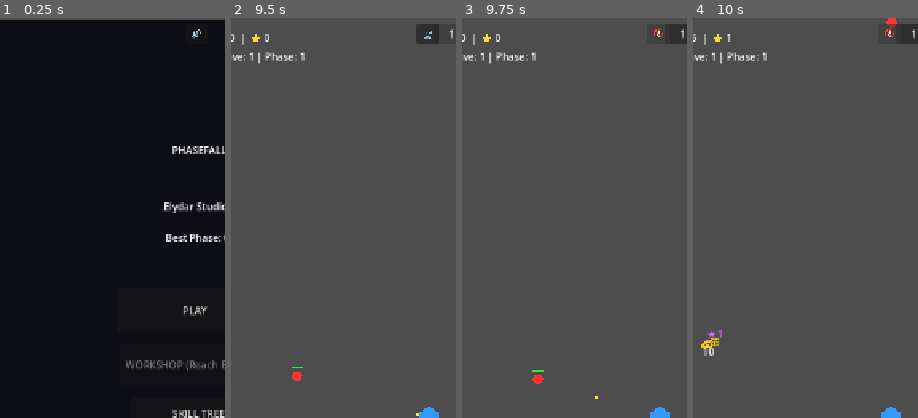
Above: before the commit, frames 1-4 (left to right).
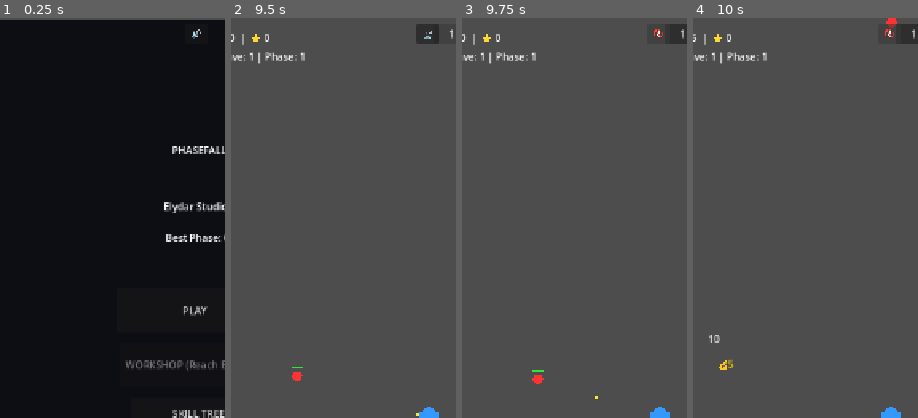
Above: after the commit, the same moments.

Repository: elydarstudio/Base_Defence
Game: Godot game, scene res://Scenes/StartMenu.tscn
Two runs of this game, one before a commit and one after it. Both use one fixed random seed, a clock stepped at 60 frames per second and the inputs below. Sound files missing from this copy of the repository are replaced by a short silence.
Inputs:
- Up to frame 1 (0.25 s): no input
- Up to frame 2 (9.5 s): click "PLAY" at 0.5 s; click "x1" at 1.25 s; click "x5" at 2 s; click "x10" at 2.75 s; click "▲ UPGRADES" at 3.5 s; click "▼ UPGRADES" at 4.25 s; click "⏸" at 5 s; click "RESTART" at 5.75 s; click "1x" at 6.5 s; click "1.5x" at 7.25 s; click "2.0x" at 8 s; click "1.0x" at 8.75 s
- Up to frame 3 (9.75 s): click "🔊" at 9.5 s
- Up to frame 4 (10 s): no input
The pictures show only the part of the screen within x 6-56%, y 0-50%; the shares and areas given below are measured in that part.

Frames 1-3 are identical in both runs. In frame 4, 0.4% of the frame differs, in the area x 3-18%, y 4-88%.

Commit message:
Barrage skill 2 - Bleed added: Functional. Organized damage and economy numbers for readability

Diff:
--- a/base-defence/Scripts/base.gd
+++ b/base-defence/Scripts/base.gd
@@ -115,10 +115,11 @@
 	if is_crit:
 		final_damage *= crit_damage
 
-	# Rapidfire — applies after crit so it scales with full resolved damage
 	var is_rapidfire = _tick_attack_counter() and SkillManager.barrage_rapidfire_bonus() > 0.0
 	if is_rapidfire:
 		final_damage += final_damage * SkillManager.barrage_rapidfire_bonus()
+
+	var bleed = SkillManager.barrage_bleed_dot()
 
 	b.setup(
 		global_position.direction_to(target.global_position),
@@ -127,7 +128,8 @@
 		target,
 		self,
 		is_crit,
-		is_rapidfire
+		is_rapidfire,
+		bleed
 	)
 	bullets_targeting[target] = bullets_en_route + 1
 	if main_node: AudioManager.play(AudioManager.sfx_shoot)
--- a/base-defence/Scripts/boss.gd
+++ b/base-defence/Scripts/boss.gd
@@ -12,6 +12,13 @@
 var attack_range: float = 45.0
 var crit_chance: float = 0.0
 var crit_multiplier: float = 2.0
+
+# ── Bleed ─────────────────────────────────────
+var bleed_damage: float = 0.0
+var bleed_ticks: int = 0
+var bleed_ticks_remaining: int = 0
+var bleed_timer: float = 0.0
+const BLEED_INTERVAL: float = 0.5
 
 func _ready():
 	add_to_group("enemies")
@@ -44,6 +51,18 @@
 			base_node.take_damage(final_damage)
 			if main_node != null:
 				base_node._update_combat_ui()
+
+	if bleed_ticks_remaining > 0:
+		bleed_timer += delta
+		if bleed_timer >= BLEED_INTERVAL:
+			bleed_timer = 0.0
+			bleed_ticks_remaining -= 1
+			health -= bleed_damage
+			if main_node != null:
+				main_node.spawn_damage_number(bleed_damage, global_position + Vector2(-25, 0), "bleed")
+			if health <= 0:
+				_die()
+
 	queue_redraw()
 
 func _draw():
@@ -73,10 +92,34 @@
 	crit_chance = 0.3
 	crit_multiplier = 2.0
 
+func apply_bleed(damage: float, was_crit: bool):
+	var crit_pct = 0.0
+	if main_node != null:
+		crit_pct = main_node.get_node("Base").crit_chance * 100.0
+	if crit_pct <= 20.0:
+		bleed_ticks = 2
+	elif crit_pct <= 40.0:
+		bleed_ticks = 3
+	elif crit_pct <= 60.0:
+		bleed_ticks = 4
+	else:
+		bleed_ticks = 5
+
+	var first_tick = damage * 2.0 if was_crit else damage
+	health -= first_tick
+	if main_node != null:
+		main_node.spawn_damage_number(first_tick, global_position + Vector2(-25, 0), "bleed")
+	if health <= 0:
+		_die()
+
+	bleed_damage = damage
+	bleed_ticks_remaining = bleed_ticks - 1
+	bleed_timer = 0.0
+
 func take_damage(amount: float, type: String = "normal"):
 	health -= amount
 	if main_node != null:
-		main_node.spawn_damage_number(amount, global_position + Vector2(randf_range(-20, 20), -40), type)
+		main_node.spawn_damage_number(amount, global_position + Vector2(randf_range(-15, 15), -40), type)
 	if health <= 0:
 		_die()
 
--- a/base-defence/Scripts/brute.gd
+++ b/base-defence/Scripts/brute.gd
@@ -11,6 +11,13 @@
 var attack_interval: float = 1.5
 var attack_damage: float = 6.0
 var attack_range: float = 35.0
+
+# ── Bleed ─────────────────────────────────────
+var bleed_damage: float = 0.0
+var bleed_ticks: int = 0
+var bleed_ticks_remaining: int = 0
+var bleed_timer: float = 0.0
+const BLEED_INTERVAL: float = 0.5
 
 func _ready():
 	add_to_group("enemies")
@@ -32,7 +39,6 @@
 	if dist > attack_range:
 		var dir = global_position.direction_to(base_node.global_position)
 		global_position += dir * speed * delta
-		# Separation — prevent stacking
 		var separation = Vector2.ZERO
 		for other in get_tree().get_nodes_in_group("enemies"):
 			if other == self:
@@ -49,6 +55,18 @@
 			base_node.take_damage(attack_damage)
 			if main_node != null:
 				base_node._update_combat_ui()
+
+	if bleed_ticks_remaining > 0:
+		bleed_timer += delta
+		if bleed_timer >= BLEED_INTERVAL:
+			bleed_timer = 0.0
+			bleed_ticks_remaining -= 1
+			health -= bleed_damage
+			if main_node != null:
+				main_node.spawn_damage_number(bleed_damage, global_position + Vector2(-25, 0), "bleed")
+			if health <= 0:
+				_die()
+
 	queue_redraw()
 
 func _draw():
@@ -77,10 +95,34 @@
 	speed = 45.0
 	currency_value = (5 + ((main_node.phase - 1) * 3)) * 2 if main_node != null else 10
 
+func apply_bleed(damage: float, was_crit: bool):
+	var crit_pct = 0.0
+	if main_node != null:
+		crit_pct = main_node.get_node("Base").crit_chance * 100.0
+	if crit_pct <= 20.0:
+		bleed_ticks = 2
+	elif crit_pct <= 40.0:
+		bleed_ticks = 3
+	elif crit_pct <= 60.0:
+		bleed_ticks = 4
+	else:
+		bleed_ticks = 5
+
+	var first_tick = damage * 2.0 if was_crit else damage
+	health -= first_tick
+	if main_node != null:
+		main_node.spawn_damage_number(first_tick, global_position + Vector2(-25, 0), "bleed")
+	if health <= 0:
+		_die()
+
+	bleed_damage = damage
+	bleed_ticks_remaining = bleed_ticks - 1
+	bleed_timer = 0.0
+
 func take_damage(amount: float, type: String = "normal"):
 	health -= amount
 	if main_node != null:
-		main_node.spawn_damage_number(amount, global_position + Vector2(0, -20), type)
+		main_node.spawn_damage_number(amount, global_position + Vector2(randf_range(-15, 15), -40), type)
 	if health <= 0:
 		_die()
 
--- a/base-defence/Scripts/damage_number.gd
+++ b/base-defence/Scripts/damage_number.gd
@@ -25,6 +25,9 @@
 			$Label.add_theme_color_override("font_color", Color(0.85, 0.4, 1.0))
 			$Label.add_theme_font_size_override("font_size", 18)
 			$Label.text = "★" + $Label.text
+		"bleed":
+			$Label.add_theme_color_override("font_color", Color(0.9, 0.0, 0.0))
+			$Label.text = "🩸" + $Label.text
 
 func _process(delta):
 	elapsed += delta
--- a/base-defence/Scripts/enemy.gd
+++ b/base-defence/Scripts/enemy.gd
@@ -11,6 +11,13 @@
 var attack_interval: float = 1.5
 var attack_damage: float = 4.0
 var attack_range: float = 35.0
+
+# ── Bleed ─────────────────────────────────────
+var bleed_damage: float = 0.0
+var bleed_ticks: int = 0
+var bleed_ticks_remaining: int = 0
+var bleed_timer: float = 0.0
+const BLEED_INTERVAL: float = 0.5
 
 func _ready():
 	add_to_group("enemies")
@@ -32,7 +39,6 @@
 	if dist > attack_range:
 		var dir = global_position.direction_to(base_node.global_position)
 		global_position += dir * speed * delta
-		# Separation — prevent stacking
 		var separation = Vector2.ZERO
 		for other in get_tree().get_nodes_in_group("enemies"):
 			if other == self:
@@ -49,6 +55,18 @@
 			base_node.take_damage(attack_damage)
 			if main_node != null:
 				base_node._update_combat_ui()
+
+	if bleed_ticks_remaining > 0:
+		bleed_timer += delta
+		if bleed_timer >= BLEED_INTERVAL:
+			bleed_timer = 0.0
+			bleed_ticks_remaining -= 1
+			health -= bleed_damage
+			if main_node != null:
+				main_node.spawn_damage_number(bleed_damage, global_position + Vector2(-25, 0), "bleed")
+			if health <= 0:
+				_die()
+
 	queue_redraw()
 
 func _draw():
@@ -77,10 +95,34 @@
 	speed = 72.0
 	currency_value = 5 + (main_node.phase * 3) if main_node != null else 5
 
+func apply_bleed(damage: float, was_crit: bool):
+	var crit_pct = 0.0
+	if main_node != null:
+		crit_pct = main_node.get_node("Base").crit_chance * 100.0
+	if crit_pct <= 20.0:
+		bleed_ticks = 2
+	elif crit_pct <= 40.0:
+		bleed_ticks = 3
+	elif crit_pct <= 60.0:
+		bleed_ticks = 4
+	else:
+		bleed_ticks = 5
+
+	var first_tick = damage * 2.0 if was_crit else damage
+	health -= first_tick
+	if main_node != null:
+		main_node.spawn_damage_number(first_tick, global_position + Vector2(-25, 0), "bleed")
+	if health <= 0:
+		_die()
+
+	bleed_damage = damage
+	bleed_ticks_remaining = bleed_ticks - 1
+	bleed_timer = 0.0
+
 func take_damage(amount: float, type: String = "normal"):
 	health -= amount
 	if main_node != null:
-		main_node.spawn_damage_number(amount, global_position + Vector2(0, -20), type)
+		main_node.spawn_damage_number(amount, global_position + Vector2(randf_range(-15, 15), -40), type)
 	if health <= 0:
 		_die()
 
--- a/base-defence/Scripts/main.gd
+++ b/base-defence/Scripts/main.gd
@@ -358,22 +358,13 @@
 	currency += multiplied
 	enemies_killed += 1
 	SkillManager.on_enemy_killed()
-	spawn_damage_number(multiplied, enemy_pos + Vector2(randf_range(-10, 10), -35), "gold")
+	spawn_damage_number(multiplied, enemy_pos + Vector2(25, 0), "gold")
 	if randf() < $EconomyManager.calc_drop_chance(legacy_drop_level):
 		var drop = $EconomyManager.calc_lp_drop(lp_gain_level, legacy_mult_level)
 		run_lp += drop
 		SaveManager.data["legacy_points"] += drop
 		SaveManager.save_game()
-		spawn_damage_number(drop, enemy_pos + Vector2(randf_range(-20, 20), -50), "lp")
-	_update_ui()
-
-	spawn_damage_number(multiplied, enemy_pos + Vector2(randf_range(-10, 10), -35), "gold")
-	if randf() < $EconomyManager.calc_drop_chance(legacy_drop_level):
-		var drop = $EconomyManager.calc_lp_drop(lp_gain_level, legacy_mult_level)
-		run_lp += drop
-		SaveManager.data["legacy_points"] += drop
-		SaveManager.save_game()
-		spawn_damage_number(drop, enemy_pos + Vector2(randf_range(-20, 20), -50), "lp")
+		spawn_damage_number(drop, enemy_pos + Vector2(0, 20), "lp")
 	_update_ui()
 
 func spawn_damage_number(amount: float, pos: Vector2, type: String = "normal"):
--- a/base-defence/Scripts/projectile.gd
+++ b/base-defence/Scripts/projectile.gd
@@ -8,11 +8,12 @@
 var base: Node2D = null
 var is_crit: bool = false
 var is_rapidfire: bool = false
+var bleed_damage: float = 0.0
 
 func _ready():
 	area_entered.connect(_on_area_entered)
 
-func setup(dir: Vector2, spd: float, dmg: float, tgt: Node2D, b: Node2D, crit: bool = false, rapidfire: bool = false):
+func setup(dir: Vector2, spd: float, dmg: float, tgt: Node2D, b: Node2D, crit: bool = false, rapidfire: bool = false, bleed: float = 0.0):
 	direction = dir
 	speed = spd
 	damage = dmg
@@ -20,6 +21,7 @@
 	base = b
 	is_crit = crit
 	is_rapidfire = rapidfire
+	bleed_damage = bleed
 
 	var poly = $Visual
 	if is_crit:
@@ -52,9 +54,10 @@
 
 func _on_area_entered(area):
 	if area == target:
-		# Damage type: rapidfire crit gets its own label, otherwise normal crit/normal rules apply
 		var type = "crit" if is_crit else "normal"
 		area.take_damage(damage, type)
+		if bleed_damage > 0.0:
+			area.apply_bleed(bleed_damage, is_crit)
 		_resolve()
 		queue_free()
 
--- a/base-defence/Scripts/runner.gd
+++ b/base-defence/Scripts/runner.gd
@@ -10,6 +10,13 @@
 
 var attack_damage: float = 3.0
 var attack_range: float = 35.0
+
+# ── Bleed ─────────────────────────────────────
+var bleed_damage: float = 0.0
+var bleed_ticks: int = 0
+var bleed_ticks_remaining: int = 0
+var bleed_timer: float = 0.0
+const BLEED_INTERVAL: float = 0.5
 
 func _ready():
 	add_to_group("enemies")
@@ -31,7 +38,6 @@
 	if dist > attack_range:
 		var dir = global_position.direction_to(base_node.global_position)
 		global_position += dir * speed * delta
-		# Separation — prevent stacking
 		var separation = Vector2.ZERO
 		for other in get_tree().get_nodes_in_group("enemies"):
 			if other == self:
@@ -48,6 +54,18 @@
 			if main_node != null:
 				base_node._update_combat_ui()
 			_die()
+
+	if bleed_ticks_remaining > 0:
+		bleed_timer += delta
+		if bleed_timer >= BLEED_INTERVAL:
+			bleed_timer = 0.0
+			bleed_ticks_remaining -= 1
+			health -= bleed_damage
+			if main_node != null:
+				main_node.spawn_damage_number(bleed_damage, global_position + Vector2(-25, 0), "bleed")
+			if health <= 0:
+				_die()
+
 	queue_redraw()
 
 func _draw():
@@ -76,10 +94,34 @@
 	speed = 230.0
 	currency_value = 5 + ((main_node.phase - 1) * 3) if main_node != null else 5
 
+func apply_bleed(damage: float, was_crit: bool):
+	var crit_pct = 0.0
+	if main_node != null:
+		crit_pct = main_node.get_node("Base").crit_chance * 100.0
+	if crit_pct <= 20.0:
+		bleed_ticks = 2
+	elif crit_pct <= 40.0:
+		bleed_ticks = 3
+	elif crit_pct <= 60.0:
+		bleed_ticks = 4
+	else:
+		bleed_ticks = 5
+
+	var first_tick = damage * 2.0 if was_crit else damage
+	health -= first_tick
+	if main_node != null:
+		main_node.spawn_damage_number(first_tick, global_position + Vector2(-25, 0), "bleed")
+	if health <= 0:
+		_die()
+
+	bleed_damage = damage
+	bleed_ticks_remaining = bleed_ticks - 1
+	bleed_timer = 0.0
+
 func take_damage(amount: float, type: String = "normal"):
 	health -= amount
 	if main_node != null:
-		main_node.spawn_damage_number(amount, global_position + Vector2(0, -20), type)
+		main_node.spawn_damage_number(amount, global_position + Vector2(randf_range(-15, 15), -40), type)
 	if health <= 0:
 		_die()
 
